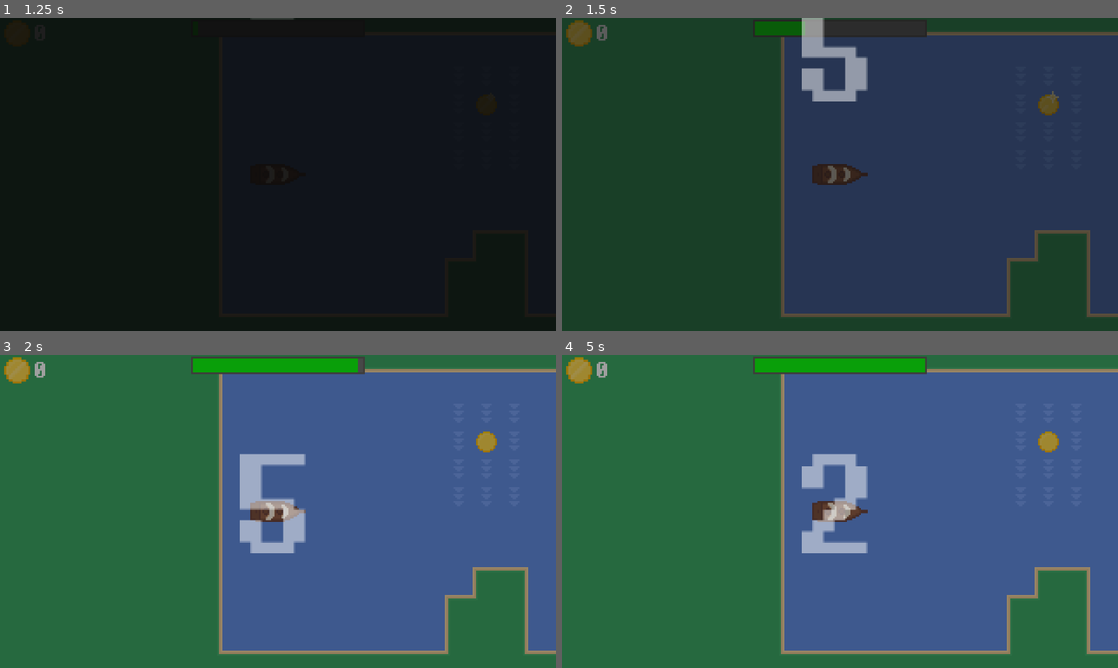
Above: before the commit, frames 1-4 (two rows, left to right).
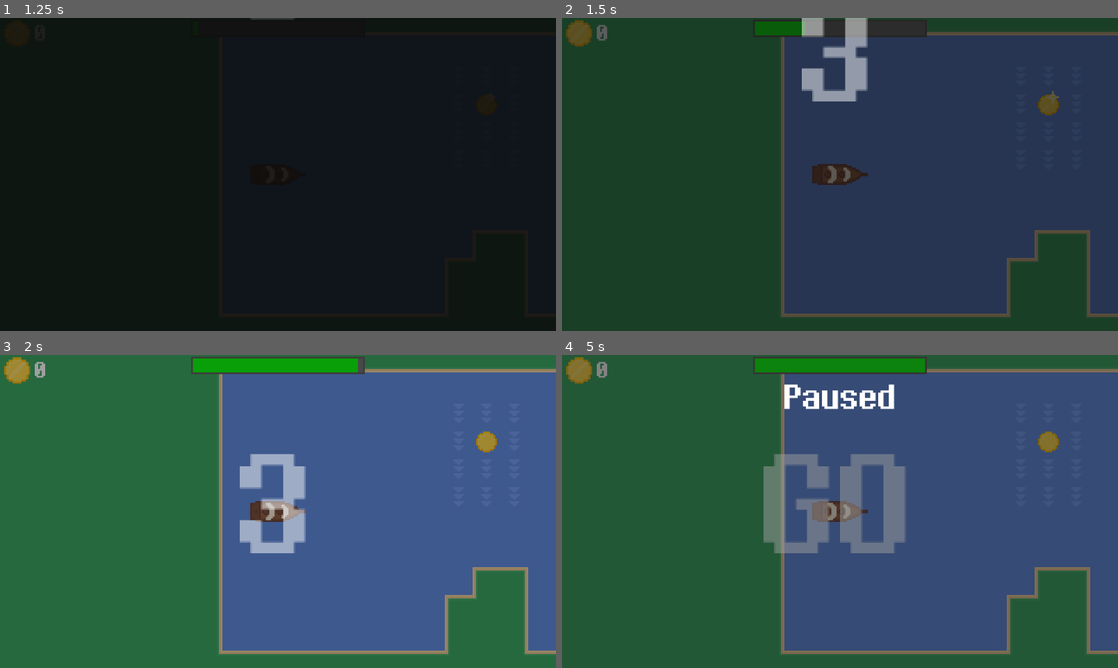
Above: after the commit, the same moments.

Repository: coderspark/full-speed-ahead
Game: Godot game, scene res://Scenes/mainmenu.tscn
Same seed, same stepped clock (60 frames per second), same inputs: the game is played once before the commit and once after it. Sound files missing from this copy of the repository are replaced by a short silence.
Inputs:
- Up to frame 1 (1.25 s): click "PLAY" at 0.5 s
- Up to frame 2 (1.5 s): hold Right (move_right) from 1.28 s (still down)
- Up to frame 3 (2 s): keep holding Right (move_right)
- Up to frame 4 (5 s): release Right (move_right) at 2.03 s; hold Left (move_left) 2.03-2.78 s; hold Right (move_right) 2.78-4.28 s; hold Left (move_left) from 4.28 s (still down); tap Escape (pause, bound only after the commit) at 4.9 s

Frame 1 is identical in both runs. In frame 2, 0.7% of the frame differs, in the area x 43-55%, y 0-13%; in frame 3, 0.9%; in frame 4, 53%, in the area x 0-100%, y 0-96%.

Commit message:
Pause menu

Diff:
--- a/Scenes/UI.tscn
+++ b/Scenes/UI.tscn
@@ -143,7 +143,7 @@
 
 [sub_resource type="Animation" id="Animation_wi7yl"]
 resource_name = "Countdown"
-length = 6.00001
+length = 4.0
 step = 0.1
 tracks/0/type = "value"
 tracks/0/imported = false
@@ -152,10 +152,10 @@
 tracks/0/interp = 1
 tracks/0/loop_wrap = true
 tracks/0/keys = {
-"times": PackedFloat32Array(0, 0.7, 1, 1.1, 1.7, 2, 2.1, 2.7, 3, 3.1, 3.7, 4, 4.1, 4.7, 5, 5.1, 5.7),
-"transitions": PackedFloat32Array(1, 1, 1, 1, 1, 1, 1, 1, 1, 1, 1, 1, 1, 1, 1, 1, 1),
+"times": PackedFloat32Array(0, 0.70000005, 1.0000002, 1.0999997, 1.7000002, 2.0000002, 2.0999997, 2.7, 3.0000002, 3.0999997, 3.6999998),
+"transitions": PackedFloat32Array(1, 1, 1, 1, 1, 1, 1, 1, 1, 1, 1),
 "update": 0,
-"values": [Vector2(0, -100), Vector2(0, 32), Vector2(0, 32), Vector2(0, -100), Vector2(0, 32), Vector2(0, 32), Vector2(0, -100), Vector2(0, 32), Vector2(0, 32), Vector2(0, -100), Vector2(0, 32), Vector2(0, 32), Vector2(0, -100), Vector2(0, 32), Vector2(0, 32), Vector2(0, -100), Vector2(0, 32)]
+"values": [Vector2(0, -100), Vector2(0, 32), Vector2(0, 32), Vector2(0, -100), Vector2(0, 32), Vector2(0, 32), Vector2(0, -100), Vector2(0, 32), Vector2(0, 32), Vector2(0, -100), Vector2(0, 32)]
 }
 tracks/1/type = "value"
 tracks/1/imported = false
@@ -164,10 +164,10 @@
 tracks/1/interp = 1
 tracks/1/loop_wrap = true
 tracks/1/keys = {
-"times": PackedFloat32Array(0, 0.7, 1, 1.7, 2, 2.7, 3, 3.7, 4, 4.7, 5, 5.7, 6),
-"transitions": PackedFloat32Array(1, 1, 1, 1, 1, 1, 1, 1, 1, 1, 1, 1, 1),
+"times": PackedFloat32Array(0, 0.70000005, 1.0000002, 1.7000002, 2.0000002, 2.7, 3.0000002, 3.6999998, 4),
+"transitions": PackedFloat32Array(1, 1, 1, 1, 1, 1, 1, 1, 1),
 "update": 0,
-"values": [Color(1, 1, 1, 0), Color(1, 1, 1, 1), Color(1, 1, 1, 0), Color(1, 1, 1, 1), Color(1, 1, 1, 0), Color(1, 1, 1, 1), Color(1, 1, 1, 0), Color(1, 1, 1, 1), Color(1, 1, 1, 0), Color(1, 1, 1, 1), Color(1, 1, 1, 0), Color(1, 1, 1, 1), Color(1, 1, 1, 0)]
+"values": [Color(1, 1, 1, 0), Color(1, 1, 1, 1), Color(1, 1, 1, 0), Color(1, 1, 1, 1), Color(1, 1, 1, 0), Color(1, 1, 1, 1), Color(1, 1, 1, 0), Color(1, 1, 1, 1), Color(1, 1, 1, 0)]
 }
 tracks/2/type = "value"
 tracks/2/imported = false
@@ -176,11 +176,10 @@
 tracks/2/interp = 1
 tracks/2/loop_wrap = true
 tracks/2/keys = {
-"times": PackedFloat32Array(0, 1, 2, 3, 4, 5, 6),
-"transitions": PackedFloat32Array(1, 1, 1, 1, 1, 1, 1),
+"times": PackedFloat32Array(0, 1.0000002, 2.0000002, 3.0000002, 4),
+"transitions": PackedFloat32Array(1, 1, 1, 1, 1),
 "update": 1,
-"values": ["5", "4
-", "3
+"values": ["3
 ", "2", "1", "GO", "4"]
 }
 tracks/3/type = "value"
@@ -190,10 +189,10 @@
 tracks/3/interp = 1
 tracks/3/loop_wrap = true
 tracks/3/keys = {
-"times": PackedFloat32Array(0, 1, 1.1, 2, 2.1, 3, 3.1, 4, 4.1, 5, 5.1),
-"transitions": PackedFloat32Array(1, 1, 1, 1, 1, 1, 1, 1, 1, 1, 1),
+"times": PackedFloat32Array(0, 0.099999905, 1.0000002, 1.0999997, 2.0000002, 2.0999997, 3.0000002, 3.0999997),
+"transitions": PackedFloat32Array(1, 1, 1, 1, 1, 1, 1, 1),
 "update": 1,
-"values": [true, false, true, false, true, false, true, false, true, false, true]
+"values": [false, true, false, true, false, true, false, true]
 }
 tracks/4/type = "value"
 tracks/4/imported = false
@@ -202,7 +201,7 @@
 tracks/4/interp = 1
 tracks/4/loop_wrap = true
 tracks/4/keys = {
-"times": PackedFloat32Array(5.7000003, 6),
+"times": PackedFloat32Array(3.6999998, 4),
 "transitions": PackedFloat32Array(1, 1),
 "update": 0,
 "values": [Color(0.0885599, 0.0885599, 0.0885599, 0.4117647), Color(0.09, 0.09, 0.09, 0)]
@@ -214,7 +213,7 @@
 tracks/5/interp = 1
 tracks/5/loop_wrap = true
 tracks/5/keys = {
-"times": PackedFloat32Array(6),
+"times": PackedFloat32Array(4),
 "transitions": PackedFloat32Array(1),
 "values": [{
 "args": [],
@@ -319,6 +318,7 @@
 texture = ExtResource("15_5q4fb")
 
 [node name="UI" type="Control"]
+process_mode = 3
 layout_mode = 3
 anchors_preset = 15
 anchor_right = 1.0
@@ -754,6 +754,29 @@
 }
 autoplay = "Countdown"
 
+[node name="Paused" type="ColorRect" parent="."]
+visible = false
+z_index = 100
+layout_mode = 0
+offset_left = -160.0
+offset_top = -90.0
+offset_right = 160.0
+offset_bottom = 90.0
+mouse_filter = 2
+color = Color(0.0885599, 0.0885599, 0.0885599, 0.4117647)
+
+[node name="Label" type="Label" parent="Paused"]
+layout_mode = 0
+offset_left = 128.00002
+offset_top = 11.0
+offset_right = 194.00002
+offset_bottom = 41.0
+scale = Vector2(0.170195, 0.170195)
+theme_override_fonts/font = ExtResource("2_5q4fb")
+theme_override_font_sizes/font_size = 145
+text = "Paused"
+horizontal_alignment = 1
+
 [node name="Coins" type="Label" parent="."]
 layout_mode = 0
 offset_left = -140.0
--- a/Scripts/UiController.gd
+++ b/Scripts/UiController.gd
@@ -4,9 +4,15 @@
 
 var shop_current_id = 0
 
+var paused = false
+
 func CallStartGame():
 	StartGame.emit()
-
+func _process(delta: float) -> void:
+	if Input.is_action_just_pressed("pause"):
+		paused = !paused
+		get_tree().paused = paused
+		$Paused.visible = paused
 func gameover():
 	get_tree().paused = true
 	$GameOver.visible = true
--- a/Scripts/player.gd
+++ b/Scripts/player.gd
@@ -35,7 +35,7 @@
 func _physics_process(delta: float) -> void:
 	if !GameStarted:
 		return
-	get_tree().paused = paused
+
 	if Input.get_axis("move_left", "move_right") == 0:
 		delta_rot *= 0.9
 	delta_rot += Input.get_axis("move_left","move_right") * 0.1
--- a/project.godot
+++ b/project.godot
@@ -49,7 +49,8 @@
 }
 pause={
 "deadzone": 0.2,
-"events": []
+"events": [Object(InputEventKey,"resource_local_to_scene":false,"resource_name":"","device":-1,"window_id":0,"alt_pressed":false,"shift_pressed":false,"ctrl_pressed":false,"meta_pressed":false,"pressed":false,"keycode":0,"physical_keycode":4194305,"key_label":0,"unicode":0,"location":0,"echo":false,"script":null)
+]
 }
 
 [rendering]
